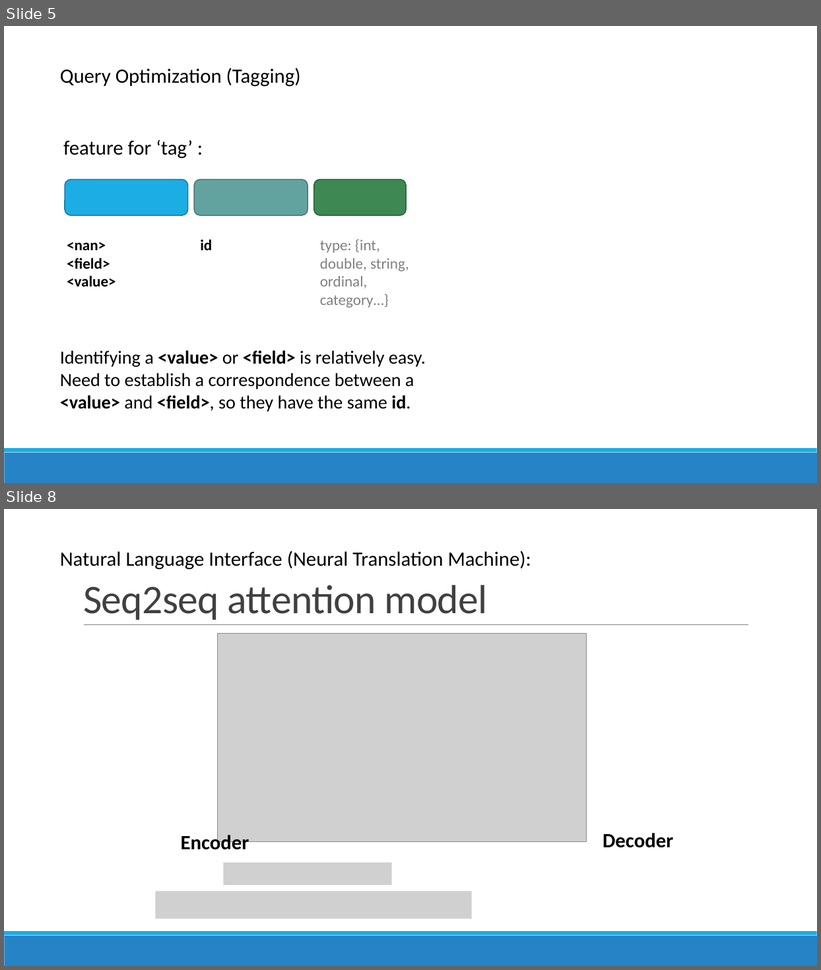
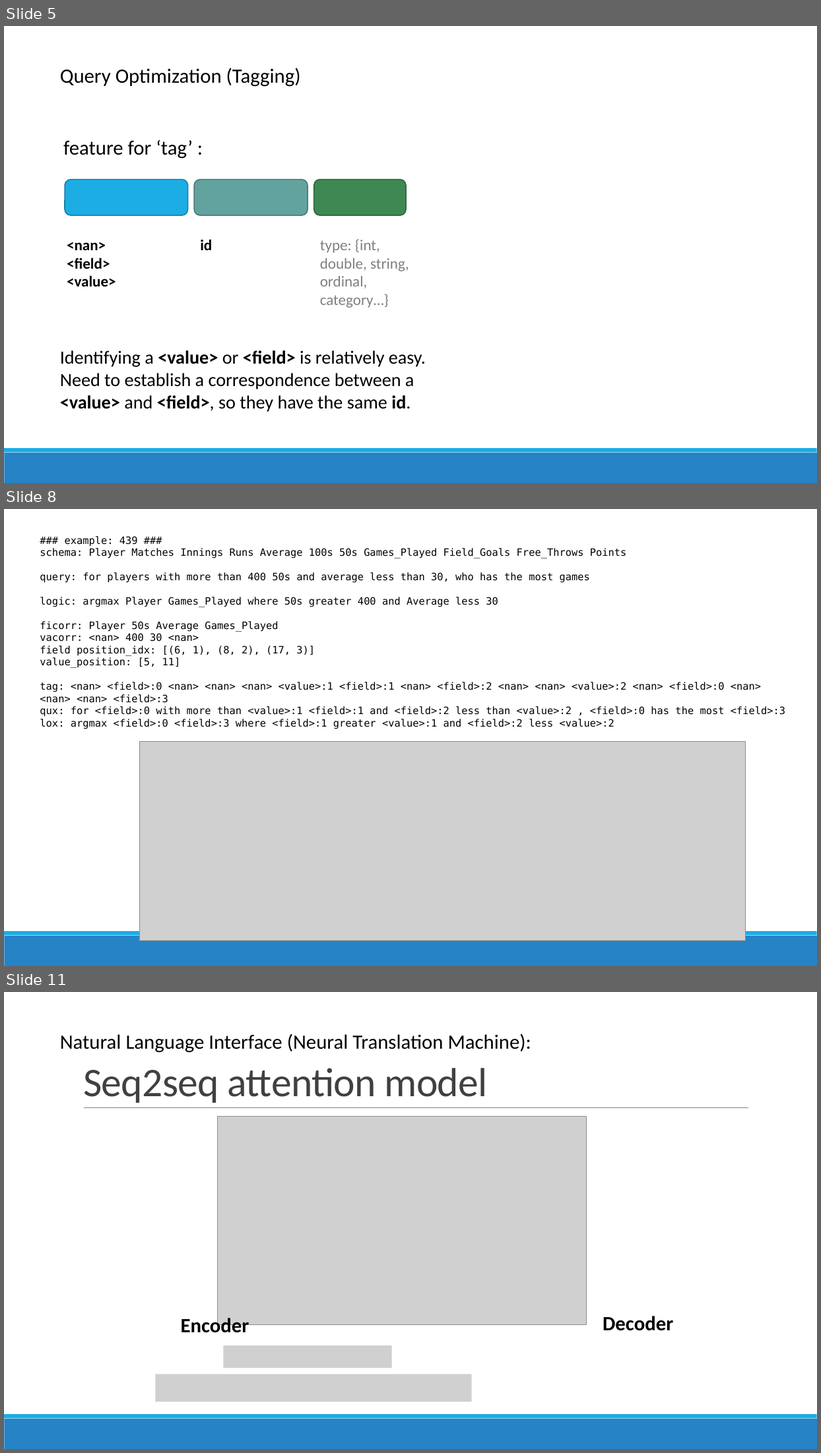
Before and after one commit to richardxiong/dnnQuery, a slide deck: dnnQuery2.pptx. Shown one above the other, each under a label of ours: slides 5 and 8 before the commit, slides 5, 8 and 11 after it; the slides between them are not shown. The pictures are 821x970 and 821x1453 pixels, drawn with LibreOffice and Linux fonts; fonts in the diff are those of the drawing; grey boxes stand for pictures. Boxes give left, top, right and bottom in pixels: in the first picture for what was removed or moved away, otherwise in the second. Text is boxed around its words. In the diff, an @@ line names an element or a change of style, - is before the commit and + after.

```diff
--- a/dnnQuery2.pptx
+++ b/dnnQuery2.pptx
@@ slide 8 added at (4,509,817,966), background #FFFFFF; not listed: 2 template elements that a slide beside it also shows @@
@@ text added at (40,536,785,729), 12 pt, text #000000 @@
+### example: 439 ###
+schema: Player Matches Innings Runs Average 100s 50s Games_Played Field_Goals Free_Throws Points
+query: for players with more than 400 50s and average less than 30, who has the most games
+logic: argmax Player Games_Played where 50s greater 400 and Average less 30
+ficorr: Player 50s Average Games_Played
+vacorr: <nan> 400 30 <nan>
+field position_idx: [(6, 1), (8, 2), (17, 3)]
+value_position: [5, 11]
+tag: <nan> <field>:0 <nan> <nan> <nan> <value>:1 <field>:1 <nan> <field>:2 <nan> <nan> <value>:2 <nan> <field>:0 <nan> <nan> <nan> <field>:3
+qux: for <field>:0 with more than <value>:1 <field>:1 and <field>:2 less than <value>:2 , <field>:0 has the most <field>:3
+lox: argmax <field>:0 <field>:3 where <field>:1 greater <value>:1 and <field>:2 less <value>:2
@@ picture added at (139,742,746,941) @@
@@ what was slide 8 is now slide 11 @@
```
Also in this commit, not shown: 4 slides changed, 2 other slides added, 3 other files.
